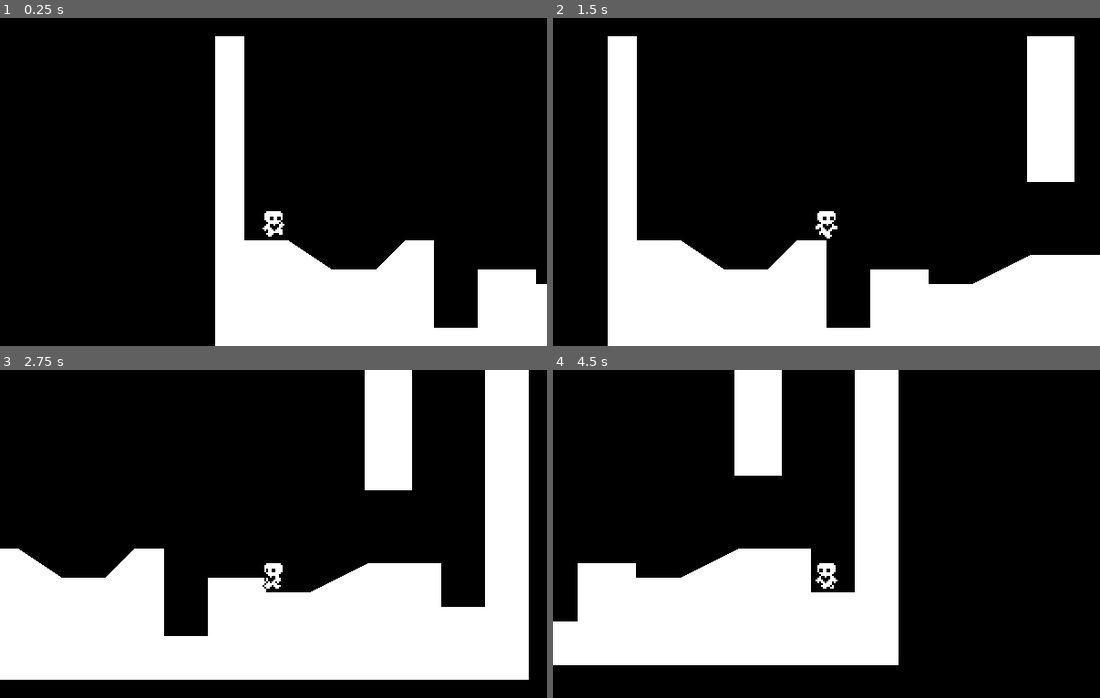
Above: before the commit, frames 1-4 (two rows, left to right).
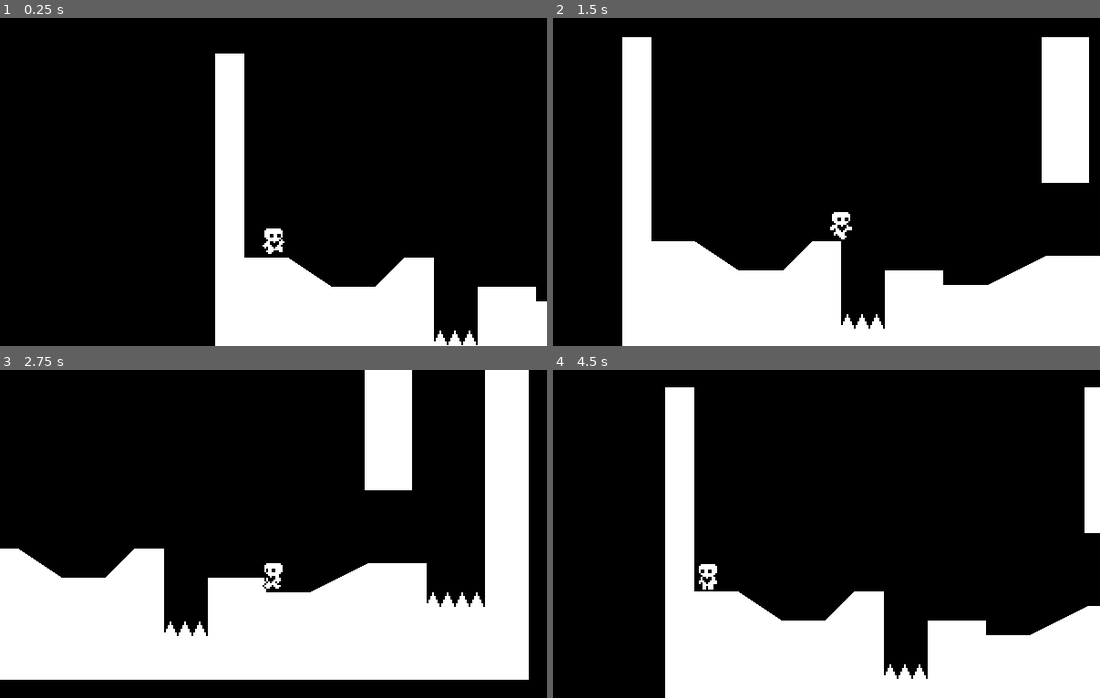
Above: after the commit, the same moments.

Repository: bbazziS2/Godot4Tuto
Game: Godot game, scene res://world.tscn
The game is run twice, just before and just after one commit, with the same random seed, the same clock (stepped at 60 frames per second) and the same inputs.
Inputs:
- Up to frame 1 (0.25 s): no input
- Up to frame 2 (1.5 s): hold Right (ui_right) from 0.53 s (still down); tap Up (ui_up) at 0.77 s
- Up to frame 3 (2.75 s): tap Up (ui_up) at 1.52 s; release Right (ui_right) at 2.03 s; hold Left (ui_left) from 2.03 s (still down)
- Up to frame 4 (4.5 s): release Left (ui_left) at 2.78 s; hold Right (ui_right) 2.78-4.28 s; tap Up (ui_up) at 3.02, 3.77 s; hold Left (ui_left) from 4.28 s (still down)

The runs differ from the first frame. In frame 1, 3.1% of the frame differs, in the area x 39-100%, y 5-100%; in frame 2, 9.1%; in frame 3, 0.7%; in frame 4, 34%, in the area x 0-100%, y 0-100%.

Commit message:
Heart Platformer P5 - Hazards and Cillision Layers/Masks

Diff:
--- /dev/null
+++ b/Godot4/hazard_area.tscn
@@ -0,0 +1,4 @@
+[gd_scene format=3 uid="uid://bmbks3s00gkip"]
+
+[node name="HazardArea" type="Area2D"]
+collision_layer = 4
--- a/Godot4/player.gd
+++ b/Godot4/player.gd
@@ -8,6 +8,7 @@
 
 @onready var animated_sprite_2d = $AnimatedSprite2D
 @onready var coyote_jump_timer = $CoyoteJumpTimer
+@onready var starting_position = global_position
 
 func _physics_process(delta):
 	apply_gravity(delta)
@@ -44,7 +45,7 @@
 	if is_on_floor() or coyote_jump_timer.time_left > 0.0:
 		if Input.is_action_just_pressed("ui_up"):
 			velocity.y = movement_data.jump_velocity
-	if not is_on_floor():
+	elif not is_on_floor():
 		if Input.is_action_just_released("ui_up") and velocity.y < movement_data.jump_velocity / 2:
 			velocity.y = movement_data.jump_velocity / 2
 
@@ -79,3 +80,6 @@
 
 	if not is_on_floor():
 		animated_sprite_2d.play("jump")
+
+func _on_hazard_detector_area_entered(area):
+	global_position = starting_position
--- a/Godot4/player.tscn
+++ b/Godot4/player.tscn
@@ -81,7 +81,11 @@
 [sub_resource type="RectangleShape2D" id="RectangleShape2D_3k0c2"]
 size = Vector2(8, 16)
 
+[sub_resource type="RectangleShape2D" id="RectangleShape2D_baeqi"]
+size = Vector2(3.625, 15)
+
 [node name="Player" type="CharacterBody2D"]
+collision_layer = 2
 floor_constant_speed = true
 floor_snap_length = 3.0
 script = ExtResource("1_cb8x0")
@@ -97,8 +101,21 @@
 shape = SubResource("RectangleShape2D_3k0c2")
 
 [node name="CoyoteJumpTimer" type="Timer" parent="."]
-wait_time = 0.15
+wait_time = 0.1
 one_shot = true
 
 [node name="Camera2D" type="Camera2D" parent="."]
 position = Vector2(0, -32)
+position_smoothing_enabled = true
+position_smoothing_speed = 10.0
+
+[node name="HazardDetector" type="Area2D" parent="."]
+collision_layer = 0
+collision_mask = 4
+
+[node name="CollisionShape2D" type="CollisionShape2D" parent="HazardDetector"]
+position = Vector2(0, -7)
+scale = Vector2(1.6, 0.8)
+shape = SubResource("RectangleShape2D_baeqi")
+
+[connection signal="area_entered" from="HazardDetector" to="." method="_on_hazard_detector_area_entered"]
--- a/Godot4/project.godot
+++ b/Godot4/project.godot
@@ -26,6 +26,12 @@
 
 project/assembly_name="Godot 4 Tutorial - Heart Platformer"
 
+[layer_names]
+
+2d_physics/layer_1="World"
+2d_physics/layer_2="Player"
+2d_physics/layer_3="Hazards"
+
 [rendering]
 
 textures/canvas_textures/default_texture_filter=0
--- /dev/null
+++ b/Godot4/spikes.tscn
@@ -0,0 +1,22 @@
+[gd_scene load_steps=3 format=3 uid="uid://butbhbd8f4b6p"]
+
+[ext_resource type="Texture2D" uid="uid://byf7l6tf35rl" path="res://spikes.png" id="1_gdsq8"]
+[ext_resource type="PackedScene" uid="uid://bmbks3s00gkip" path="res://hazard_area.tscn" id="2_o40dp"]
+
+[node name="Spikes" type="Node2D"]
+
+[node name="Sprite2D" type="Sprite2D" parent="."]
+position = Vector2(8, -8)
+texture = ExtResource("1_gdsq8")
+
+[node name="HazardArea" parent="." instance=ExtResource("2_o40dp")]
+collision_mask = 0
+
+[node name="CollisionPolygon2D" type="CollisionPolygon2D" parent="HazardArea"]
+scale = Vector2(0.126347, 0.129553)
+polygon = PackedVector2Array(0, 0, 24, -48, 32, -48, 56, 0)
+
+[node name="CollisionPolygon2D2" type="CollisionPolygon2D" parent="HazardArea"]
+position = Vector2(8, 0)
+scale = Vector2(0.126347, 0.129553)
+polygon = PackedVector2Array(0, 0, 24, -48, 32, -48, 56, 0)
--- a/Godot4/world.tscn
+++ b/Godot4/world.tscn
@@ -1,7 +1,8 @@
-[gd_scene load_steps=4 format=3 uid="uid://djo2lwh8ynr3p"]
+[gd_scene load_steps=5 format=3 uid="uid://djo2lwh8ynr3p"]
 
 [ext_resource type="Script" path="res://world.gd" id="1_2d3s1"]
 [ext_resource type="PackedScene" uid="uid://bolpvq23xl3xy" path="res://player.tscn" id="1_whf6g"]
+[ext_resource type="PackedScene" uid="uid://butbhbd8f4b6p" path="res://spikes.tscn" id="3_leqdp"]
 
 [sub_resource type="RectangleShape2D" id="RectangleShape2D_n1pj0"]
 size = Vector2(26, 80)
@@ -10,9 +11,10 @@
 script = ExtResource("1_2d3s1")
 
 [node name="StaticBody2D" type="StaticBody2D" parent="."]
+collision_mask = 0
 
 [node name="CollisionPolygon2D" type="CollisionPolygon2D" parent="StaticBody2D"]
-polygon = PackedVector2Array(16, 0, 16, 112, 40, 112, 64, 128, 88, 128, 104, 112, 120, 112, 120, 160, 144, 160, 144, 128, 176, 128, 176, 136, 200, 136, 232, 120, 272, 120, 272, 144, 296, 144, 296, 0, 320, 0, 320, 184, 0, 184, 0, 0, 0, 0)
+polygon = PackedVector2Array(16, 0, 16, 112, 40, 112, 64, 128, 88, 128, 104, 112, 120, 112, 120, 160, 144, 160, 144, 128, 176, 128, 176, 136, 200, 136, 232, 120, 264, 120, 264, 144, 296, 144, 296, 0, 320, 0, 320, 184, 0, 184, 0, 0, 0, 0)
 
 [node name="Polygon2D" type="Polygon2D" parent="StaticBody2D/CollisionPolygon2D"]
 
@@ -20,6 +22,7 @@
 position = Vector2(32, 88)
 
 [node name="StaticBody2D2" type="StaticBody2D" parent="."]
+collision_mask = 0
 
 [node name="CollisionShape2D" type="CollisionShape2D" parent="StaticBody2D2"]
 position = Vector2(243, 40)
@@ -29,3 +32,15 @@
 offset_left = 230.0
 offset_right = 256.0
 offset_bottom = 80.0
+
+[node name="Spikes" parent="." instance=ExtResource("3_leqdp")]
+position = Vector2(120, 160)
+
+[node name="Spikes2" parent="." instance=ExtResource("3_leqdp")]
+position = Vector2(128, 160)
+
+[node name="Spikes3" parent="." instance=ExtResource("3_leqdp")]
+position = Vector2(264, 144)
+
+[node name="Spikes4" parent="." instance=ExtResource("3_leqdp")]
+position = Vector2(280, 144)
Not shown: 1 places in Godot4/player.tscn that only renumber resources
Binary file added: Godot4/spikes.png
Not shown, added: Godot4/spikes.png.import
